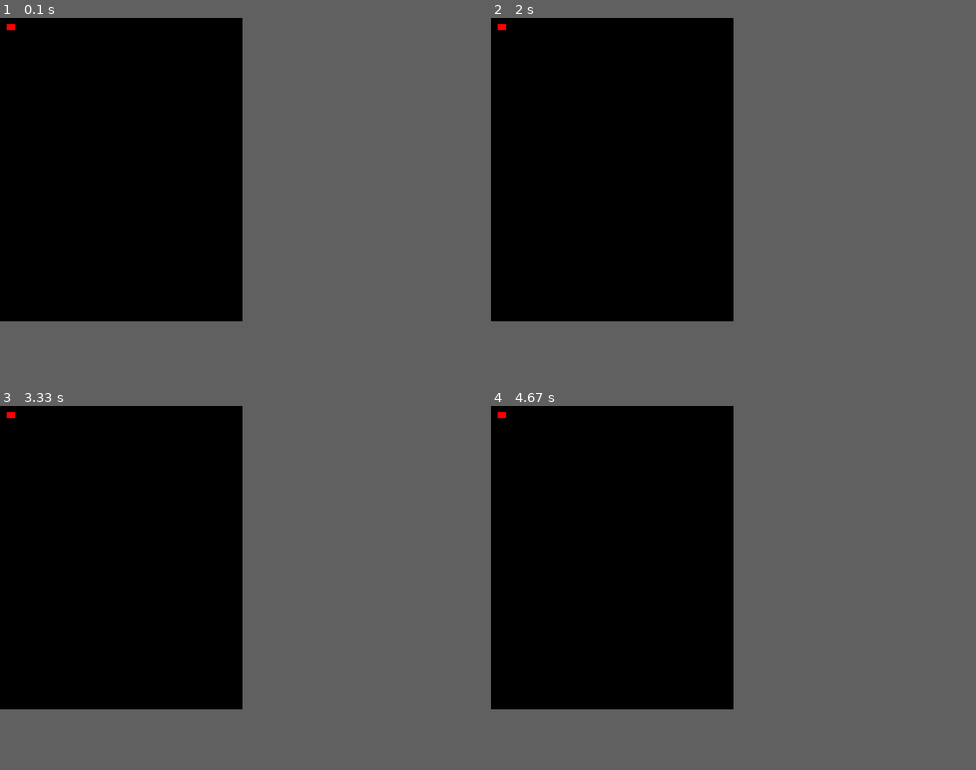
Above: before the commit, frames 1-4 (two rows, left to right).
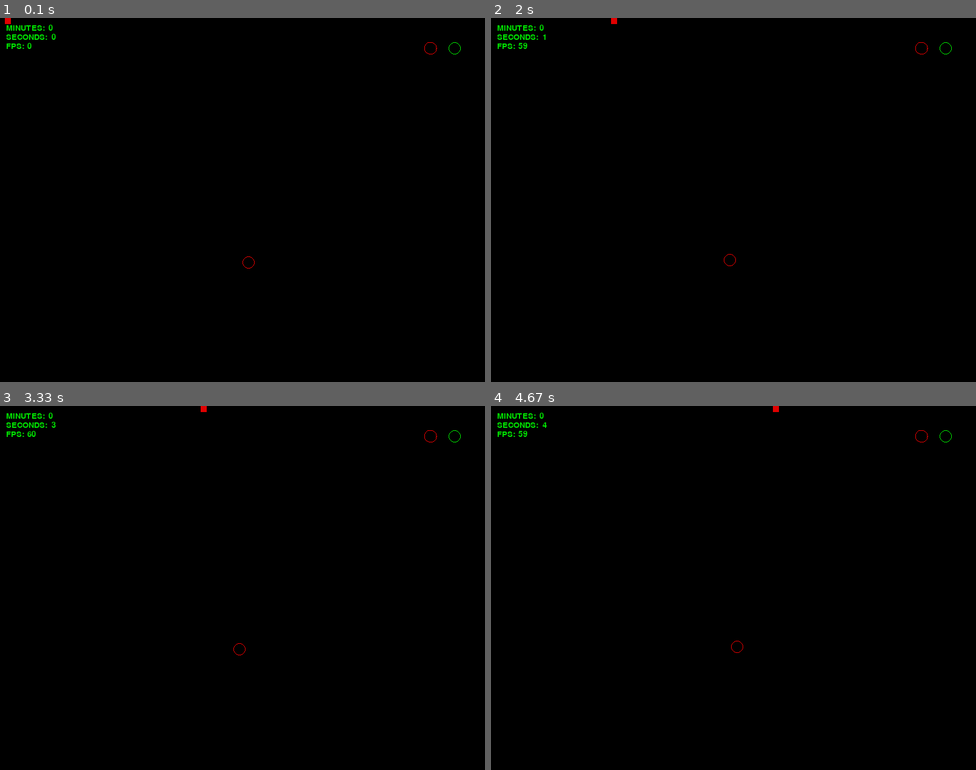
Above: after the commit, the same moments.

Repository: GermanHoyos/LearningPythonAndPygame
Game: pygame game, started from firstPythonFile.py
Two runs of this game, one before a commit and one after it. Both use one fixed random seed, a clock stepped at 60 frames per second and the inputs below.
Inputs:
- Up to frame 1 (0.1 s): no input
- Up to frame 2 (2 s): no input
- Up to frame 3 (3.33 s): no input
- Up to frame 4 (4.67 s): no input
The window is 400x500 before the commit and 800x600 after it. Grey fills any space a smaller window leaves; there, only what the larger window draws over its background counts as a difference.

The runs differ from the first frame. In frame 1, 0.3% of the frame differs, in the area x 1-95%, y 0-69%; in frame 2, 0.3%; in frame 3, 0.3%; in frame 4, 0.3%.

Commit message:
Example of random circles

Diff:
--- a/firstPythonFile.py
+++ b/firstPythonFile.py
@@ -1,24 +1,111 @@
-#Do not forget to "Debug" the file so that latest changes are added
-import pygame
+#My fisrt python project using pygame
+#This game is frame rate independent
+#Animations use delta time not FPS
 
+####################imports####################
+import pygame, time, math, random
+
+####################init pygame and frame timing####################
+#CONSTANTS
 pygame.init()
-screen = pygame.display.set_mode((400,500))
+FPS = pygame.time.Clock() #called last at end of game loop
+SCREEN_WIDTH = 800
+SCREEN_HEIGHT = 600
+DISPLAYSURF = pygame.display.set_mode((SCREEN_WIDTH,SCREEN_HEIGHT))
+VELOCITY_1 = 100
+#VARIABLES
+seconds = 0
+minutes = 0
+prev_time = time.time() # critical for init of timing mehcanics line 40
+
+#Global variables
 done = False
-x = 10
-y = 10
+x = 0
+y = 0
+EPOCH_TIMESTAMP = int(time.time())
+BLACK =     (0,0,0) #tuples are used to store multiple items in a single variable
+WHITE =     (225,225,225) #RGB VALUES red green blue
+RED =       (225,0,0)
+GREEN =     (0, 225, 0)
+BLUE =      (0, 0, 225)
+text_font = pygame.font.SysFont("Adrial", 20)
+
+#Helper function to render text to screen
+def draw_text(text, font, text_col, x, y):
+    img = font.render(text, True, text_col)
+    DISPLAYSURF.blit(img, (x, y)) #blit text image to said display surface
+
+#Experimental unit circle functions
+def draw_unit_circle_1():
+    pygame.draw.arc(DISPLAYSURF, RED, (700,40,20,20), 0, 2 * (math.pi)) #Rect(left, top, width, height)
+
+def draw_unit_circle_2():
+    pygame.draw.circle(DISPLAYSURF, GREEN, (750,50), 10, width=1) # a radius of 1 is literaly 1 pixel # width = hollow
+
+class RandomCircles():
+    def __init__(self):
+        super().__init__()
+
+    def draw(self):
+        self.draw_unit_circle = pygame.draw.circle(DISPLAYSURF,RED,(random.randint(390,410),random.randint(390,410)), 10, width = 1)
+
+####################Instantiate Objects####################
+C1 = RandomCircles()
+
+####################Game Loop####################
+while not done:
+    for event in pygame.event.get():
+        if event.type == pygame.QUIT:  #end point
+            done = True
+
+    ####################Within Game Loop Timing Mechanics####################
+    current_frame_rate = FPS.get_fps()
+    epoch = int(time.time())
+    if EPOCH_TIMESTAMP != epoch: #this allows for exact second count
+        seconds = seconds + 1
+        if seconds == 60:
+            seconds = 0
+            minutes = minutes + 1
+        EPOCH_TIMESTAMP = epoch
+    #compute delta time, previous time will be different that now time
+    #on every cycle of while loop
+    now = time.time()       #float
+    dt = now - prev_time    #float # "dt" can be used for adjusting movements
+                            #ie: object_position += velocity * dt
+    prev_time = now         #float
+
+    ####################Clear Screen####################
+    DISPLAYSURF.fill(BLACK)
+
+    ####################Timing Display####################
+    draw_text("MINUTES:",text_font, GREEN, 10, 10)
+    draw_text("SECONDS:",text_font, GREEN, 10, 25)
+    draw_text("FPS: ",text_font, GREEN, 10, 40)
+    convertedMINUTES = str(minutes)
+    convertedEPOCH = str(seconds)
+    convertedFPS = str(int(current_frame_rate))
+    draw_text(convertedMINUTES,text_font, GREEN, 80, 10)
+    draw_text(convertedEPOCH,text_font, GREEN, 85, 25)
+    draw_text(convertedFPS,text_font, GREEN, 45, 40)
+
+    ####################Game Logic####################
+    if x < SCREEN_WIDTH - 10:
+        x += VELOCITY_1 * dt
+
+    ####################Draw Logic####################
+    #Draw test rect
+    pygame.draw.rect(DISPLAYSURF, RED, pygame.Rect(x,y,10,10))
+
+    #Draw static unit circles
+    draw_unit_circle_1()
+    draw_unit_circle_2()
+
+    #Draw dynamic unit circles
+    C1.draw()
 
 
-while not done:
-    for event in pygame.event.get():
-        if event.type == pygame.QUIT:
-            done = True
-
-        #Do logical updates here
-        color = (255,0,0)
-        x += 1
-
-
-        #Render graphics here. Display frames per seconds
-        #count minutes and seconds. Draw game objects
-        pygame.draw.rect(screen, color, pygame.Rect(x,y,10,10))
-        pygame.display.flip()
+    ####################REFRESH LOGIC####################
+    #redraws entire DISPLAYSURF, but does not clear DISPLAYSURF
+    pygame.display.flip()
+    #Re-iterates frame per second / doing this outside the loop does not change fps
+    FPS.tick(60)
